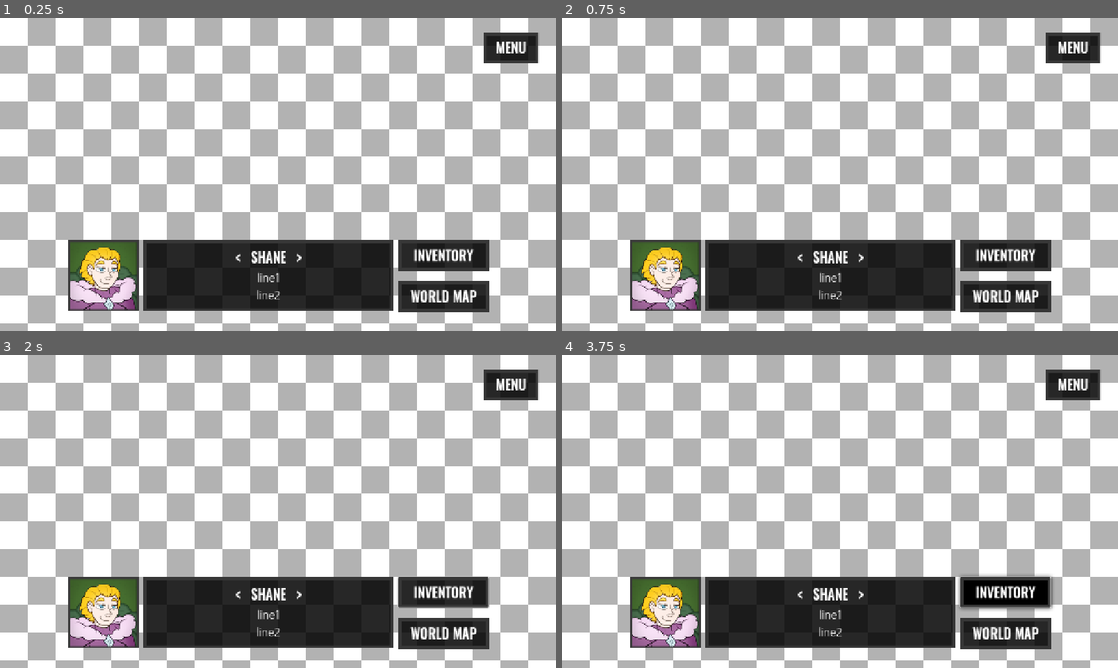
Above: before the commit, frames 1-4 (two rows, left to right).
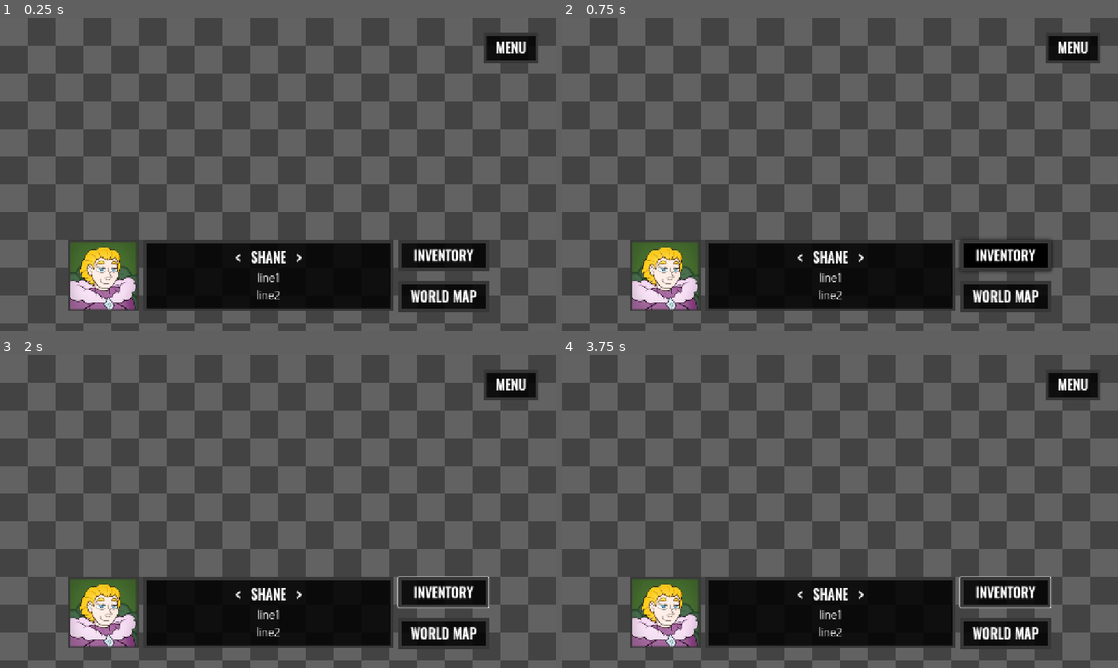
Above: after the commit, the same moments.

Repository: Piyan0/tim_movement
Game: Godot game, scene res://ui/game_hud/hud.tscn
Two runs of this game, one before a commit and one after it. Both use one fixed random seed, a clock stepped at 60 frames per second and the inputs below.
Inputs (mouse positions are in pixels of both pictures, inside the frame that each line leads up to):
- Up to frame 1 (0.25 s): no input
- Up to frame 2 (0.75 s): click (1006, 255) at 0.52 s
- Up to frame 3 (2 s): tap Enter (ui_accept) at 1.25, 1.52 s; move the mouse to (400, 495) at 1.27 s; hold Right (ui_right) from 1.28 s (still down); click (400, 495) at 1.42 s
- Up to frame 4 (3.75 s): release Right (ui_right) at 2 s; tap Enter (ui_accept) at 2, 3.5 s; drag from (728, 527) to (812, 574) at 2.02 s; move the mouse to (895, 442) at 2.77 s; hold Right (ui_right) 2.78-3.5 s; click (895, 442) at 2.92 s; drag from (812, 574) to (673, 464) at 3.52 s

The runs differ from the first frame. In frame 1, 83% of the frame differs, in the area x 0-100%, y 0-100%; in frame 2, 84%; in frame 3, 83%; in frame 4, 83%.

Commit message:
Commit at 07/06/2026 14:46:08,15

Diff:
--- a/project.godot
+++ b/project.godot
@@ -44,7 +44,7 @@
 
 [input_devices]
 
-pointing/emulate_touch_from_mouse=true
+pointing/emulate_mouse_from_touch=false
 
 [physics]
 
--- a/ui/game_hud/hud.tscn
+++ b/ui/game_hud/hud.tscn
@@ -14,8 +14,8 @@
 [sub_resource type="ShaderMaterial" id="ShaderMaterial_g8xwt"]
 shader = ExtResource("1_qvtb7")
 shader_parameter/size = 25.0
-shader_parameter/color1 = Color(1, 1, 1, 1)
-shader_parameter/color2 = Color(0.7, 0.7, 0.7, 1)
+shader_parameter/color1 = Color(0.3854925, 0.38549247, 0.38549247, 1)
+shader_parameter/color2 = Color(0.2617191, 0.26171914, 0.2617191, 1)
 
 [sub_resource type="StyleBoxEmpty" id="StyleBoxEmpty_x4xp1"]
 
@@ -58,7 +58,7 @@
 grow_vertical = 2
 texture = ExtResource("2_g8xwt")
 
-[node name="HBoxContainer" type="HBoxContainer" parent="." unique_id=1929702255]
+[node name="BottomContainer" type="HBoxContainer" parent="." unique_id=1929702255]
 layout_mode = 1
 anchors_preset = 7
 anchor_left = 0.5
@@ -73,11 +73,12 @@
 grow_vertical = 0
 theme_override_constants/separation = 12
 
-[node name="Control" type="Control" parent="HBoxContainer" unique_id=1033717713]
+[node name="Control" type="Control" parent="BottomContainer" unique_id=1033717713]
 custom_minimum_size = Vector2(164, 164)
 layout_mode = 2
+size_flags_vertical = 8
 
-[node name="PortraitFrame" type="NinePatchRect" parent="HBoxContainer/Control" unique_id=249396675]
+[node name="PortraitFrame" type="NinePatchRect" parent="BottomContainer/Control" unique_id=249396675]
 custom_minimum_size = Vector2(164, 164)
 layout_mode = 1
 anchors_preset = 12
@@ -94,7 +95,7 @@
 patch_margin_right = 20
 patch_margin_bottom = 21
 
-[node name="Portrait" type="TextureRect" parent="HBoxContainer/Control" unique_id=1603332846]
+[node name="Portrait" type="TextureRect" parent="BottomContainer/Control" unique_id=1603332846]
 layout_mode = 1
 anchors_preset = 15
 anchor_right = 1.0
@@ -104,12 +105,12 @@
 texture = ExtResource("4_x4xp1")
 expand_mode = 1
 
-[node name="MarginContainer" type="PanelContainer" parent="HBoxContainer" unique_id=37811598]
+[node name="MarginContainer" type="PanelContainer" parent="BottomContainer" unique_id=37811598]
 layout_mode = 2
 size_flags_horizontal = 3
 theme_override_styles/panel = SubResource("StyleBoxEmpty_x4xp1")
 
-[node name="NinePatchRect2" type="NinePatchRect" parent="HBoxContainer/MarginContainer" unique_id=690824536]
+[node name="NinePatchRect2" type="NinePatchRect" parent="BottomContainer/MarginContainer" unique_id=690824536]
 layout_mode = 2
 size_flags_horizontal = 3
 texture = ExtResource("3_g8xwt")
@@ -118,35 +119,35 @@
 patch_margin_right = 20
 patch_margin_bottom = 21
 
-[node name="MarginContainer" type="MarginContainer" parent="HBoxContainer/MarginContainer" unique_id=851498701]
+[node name="MarginContainer" type="MarginContainer" parent="BottomContainer/MarginContainer" unique_id=851498701]
 layout_mode = 2
 theme_override_constants/margin_top = 16
 theme_override_constants/margin_bottom = 16
 
-[node name="VBoxContainer2" type="VBoxContainer" parent="HBoxContainer/MarginContainer/MarginContainer" unique_id=777306867]
+[node name="VBoxContainer2" type="VBoxContainer" parent="BottomContainer/MarginContainer/MarginContainer" unique_id=777306867]
 layout_mode = 2
 
-[node name="HBoxContainer2" type="HBoxContainer" parent="HBoxContainer/MarginContainer/MarginContainer/VBoxContainer2" unique_id=511033288]
+[node name="HBoxContainer2" type="HBoxContainer" parent="BottomContainer/MarginContainer/MarginContainer/VBoxContainer2" unique_id=511033288]
 layout_mode = 2
 size_flags_horizontal = 4
 theme_override_constants/separation = 23
 
-[node name="Label2" type="Label" parent="HBoxContainer/MarginContainer/MarginContainer/VBoxContainer2/HBoxContainer2" unique_id=1883875282]
+[node name="Label2" type="Label" parent="BottomContainer/MarginContainer/MarginContainer/VBoxContainer2/HBoxContainer2" unique_id=1883875282]
 layout_mode = 2
 text = "<"
 label_settings = ExtResource("4_8jpm2")
 
-[node name="Label" type="Label" parent="HBoxContainer/MarginContainer/MarginContainer/VBoxContainer2/HBoxContainer2" unique_id=755704914]
+[node name="Label" type="Label" parent="BottomContainer/MarginContainer/MarginContainer/VBoxContainer2/HBoxContainer2" unique_id=755704914]
 layout_mode = 2
 text = "SHANE"
 label_settings = ExtResource("4_8jpm2")
 
-[node name="Label3" type="Label" parent="HBoxContainer/MarginContainer/MarginContainer/VBoxContainer2/HBoxContainer2" unique_id=1839427483]
+[node name="Label3" type="Label" parent="BottomContainer/MarginContainer/MarginContainer/VBoxContainer2/HBoxContainer2" unique_id=1839427483]
 layout_mode = 2
 text = ">"
 label_settings = ExtResource("4_8jpm2")
 
-[node name="Label" type="Label" parent="HBoxContainer/MarginContainer/MarginContainer/VBoxContainer2" unique_id=549632234]
+[node name="Label" type="Label" parent="BottomContainer/MarginContainer/MarginContainer/VBoxContainer2" unique_id=549632234]
 custom_minimum_size = Vector2(0, 77)
 layout_mode = 2
 text = "line1
@@ -155,21 +156,21 @@
 horizontal_alignment = 1
 autowrap_mode = 2
 
-[node name="PanelContainer" type="PanelContainer" parent="HBoxContainer" unique_id=2038056020]
+[node name="PanelContainer" type="PanelContainer" parent="BottomContainer" unique_id=2038056020]
 layout_mode = 2
 theme_override_styles/panel = SubResource("StyleBoxEmpty_g8xwt")
 
-[node name="VBoxContainer" type="VBoxContainer" parent="HBoxContainer/PanelContainer" unique_id=56858130]
+[node name="VBoxContainer" type="VBoxContainer" parent="BottomContainer/PanelContainer" unique_id=56858130]
 custom_minimum_size = Vector2(0, 164)
 layout_mode = 2
 size_flags_vertical = 8
 
-[node name="HoverableButton" parent="HBoxContainer/PanelContainer/VBoxContainer" unique_id=676343973 instance=ExtResource("6_g8xwt")]
+[node name="HoverableButton" parent="BottomContainer/PanelContainer/VBoxContainer" unique_id=676343973 instance=ExtResource("6_g8xwt")]
 layout_mode = 2
 size_flags_vertical = 8
 title = "INVENTORY"
 
-[node name="HoverableButton2" parent="HBoxContainer/PanelContainer/VBoxContainer" unique_id=635937756 instance=ExtResource("6_g8xwt")]
+[node name="HoverableButton2" parent="BottomContainer/PanelContainer/VBoxContainer" unique_id=635937756 instance=ExtResource("6_g8xwt")]
 layout_mode = 2
 size_flags_vertical = 10
 title = "WORLD MAP"
--- a/ui/hoverable_button/hoverable_button.gd
+++ b/ui/hoverable_button/hoverable_button.gd
@@ -21,24 +21,25 @@
 
 func _ready() -> void:
     button.mouse_entered.connect(func():
-        return
         idle_frame.hide()
         hover_frame.show()
     )
 
     button.mouse_exited.connect(func():
-        return
         idle_frame.show()
         hover_frame.hide()
     )
 
-    button.button_down.connect(func():
+
+func _gui_input(event: InputEvent) -> void:
+    if event is InputEventMouseButton:
+        if event.button_index == MOUSE_BUTTON_LEFT && event.is_pressed():
+            cb.call()
+
+    elif event is InputEventScreenTouch && event.is_pressed():
         idle_frame.hide()
         hover_frame.show()
-    )
-
-    button.button_up.connect(func():
         cb.call()
+        await get_tree().create_timer(100).timeout
         idle_frame.show()
         hover_frame.hide()
-    )
--- a/ui/hoverable_button/hoverable_button.tscn
+++ b/ui/hoverable_button/hoverable_button.tscn
@@ -64,4 +64,5 @@
 [node name="Button" type="Button" parent="." unique_id=1681195460]
 layout_mode = 2
 focus_mode = 1
+mouse_filter = 1
 flat = true
